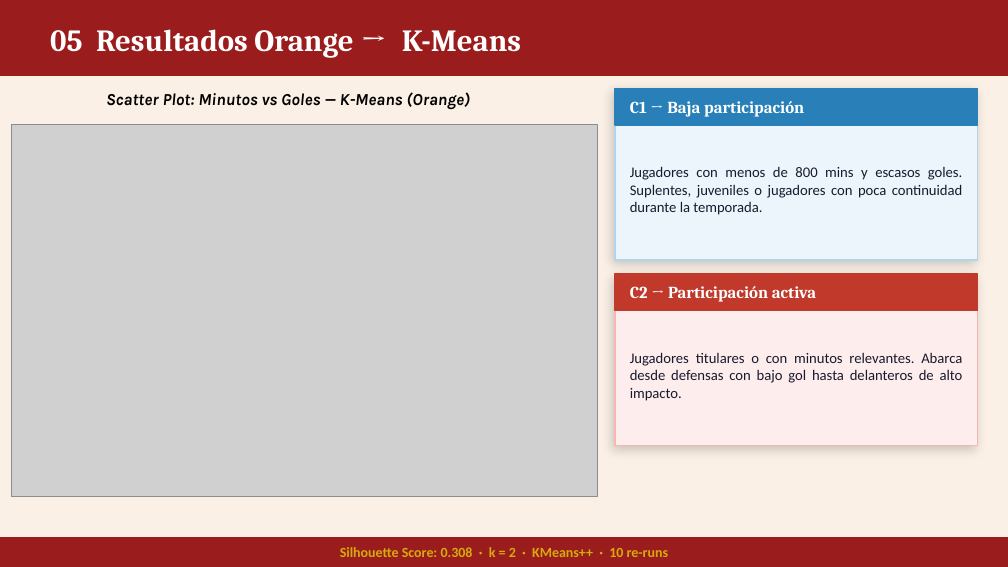
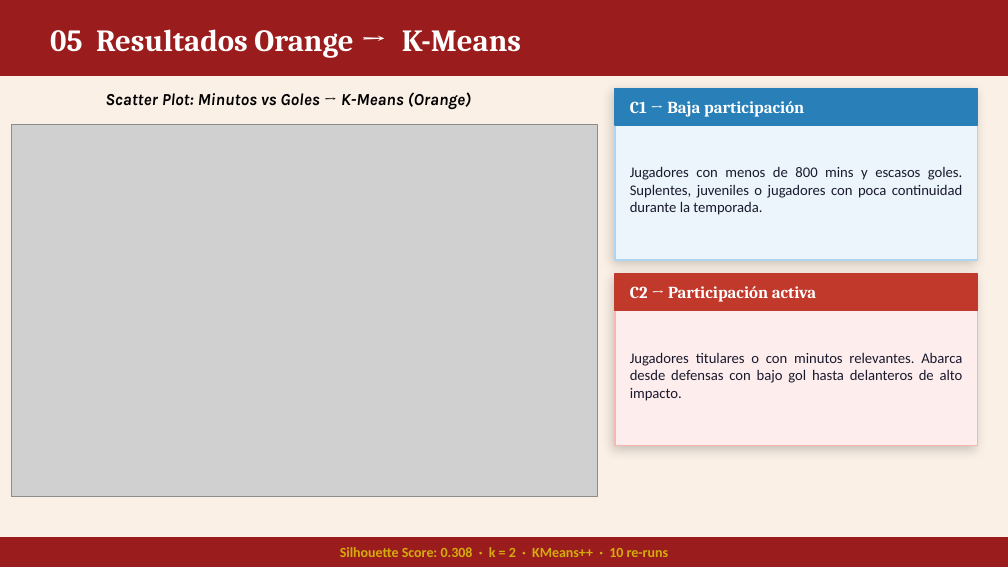
Before and after one commit to SebasMartinez21/Aprendizaje_no_supervisado_Mineria, a slide deck: slide 6 of Presentacion Clustering Futbol Europeo.pptx. Drawn at 1008x567 pixels with LibreOffice and Linux fonts; fonts in the diff are those of the drawing; grey boxes stand for pictures. Boxes give left, top, right and bottom in pixels: in the first picture for what was removed or moved away, otherwise in the second. Text is boxed around its words. In the diff, an @@ line names an element or a change of style, - is before the commit and + after.

```diff
--- a/Presentacion Clustering Futbol Europeo.pptx
+++ b/Presentacion Clustering Futbol Europeo.pptx
@@ text at [105,92,472,109]: text changed @@
-Scatter Plot: Minutos vs Goles — K-Means (Orange)
+Scatter Plot: Minutos vs Goles → K-Means (Orange)
```
Also in this commit, not shown: 3 other slides changed, 2 slides added, 1 slide removed, 3 other files.
